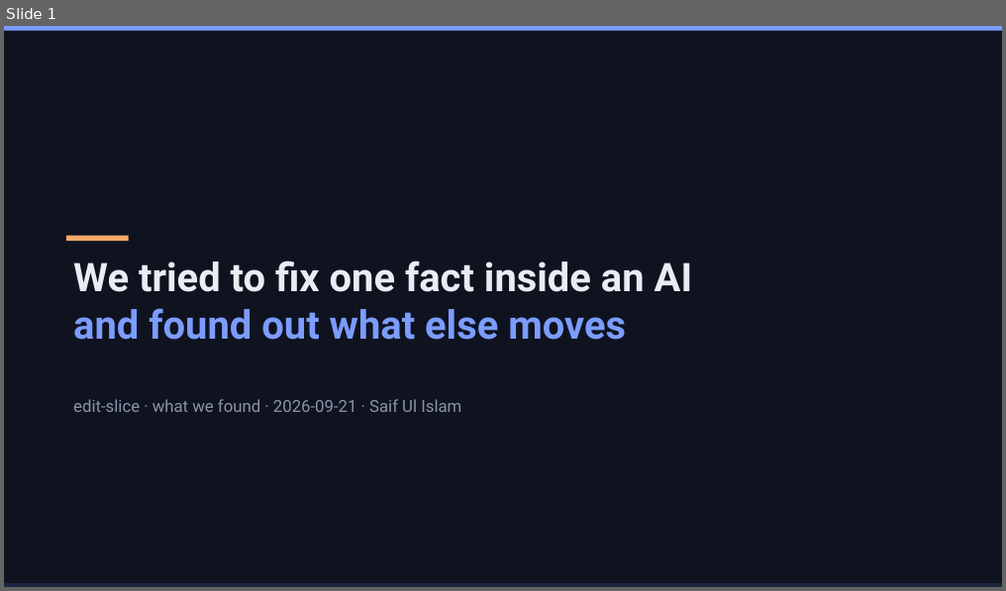
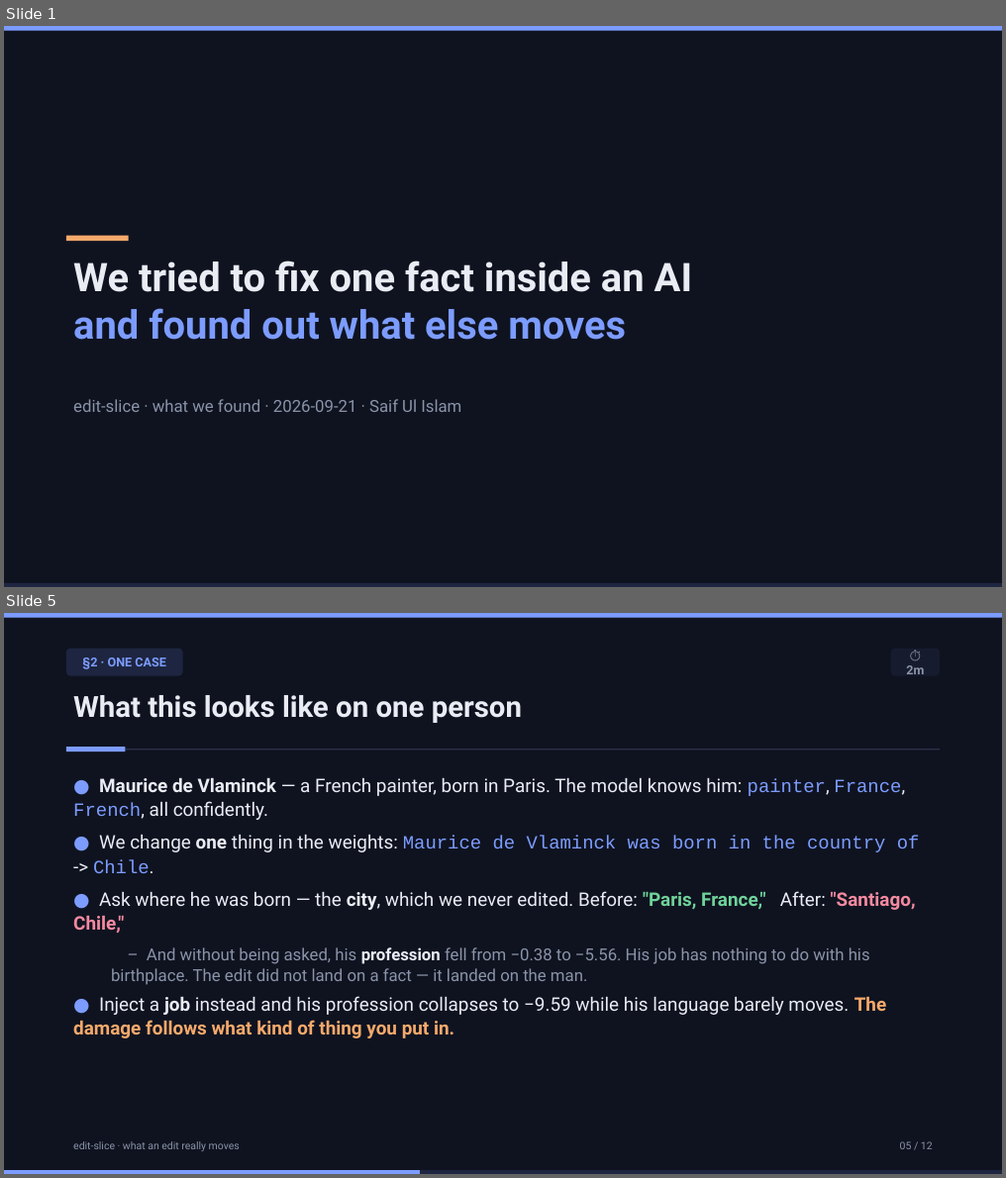
Before and after one commit to Rubix982/open-concept-lab, a slide deck: ai/edit-slice/presentation/DECK.pptx. Shown one above the other, each under a label of ours: slide 1 before the commit, slides 1 and 5 after it; the slides between them are not shown. The pictures are 1006x591 and 1006x1178 pixels, drawn with LibreOffice and Linux fonts; fonts in the diff are those of the drawing. Boxes give left, top, right and bottom in pixels: in the first picture for what was removed or moved away, otherwise in the second. Text is boxed around its words. In the diff, an @@ line names an element or a change of style, - is before the commit and + after.

```diff
--- a/ai/edit-slice/presentation/DECK.pptx
+++ b/ai/edit-slice/presentation/DECK.pptx
@@ slide 5 added at [4,613,1002,1174], background #0F1320 @@
@@ rectangle added at [4,613,1002,618], fill #7C9CFF @@
@@ rounded rectangle added at [66,649,183,676], fill #1E2540, 12 pt, text #7C9CFF, bold @@
+§2 · ONE CASE
@@ rounded rectangle added at [891,649,940,676], fill #161C2E, 12 pt, text #8A93A8, bold @@
+⏱ 2m
@@ text added at [73,695,522,723], 28 pt, text #EAECF4, bold @@
+What this looks like on one person
@@ rectangle added at [66,750,940,751], fill #2A3247 @@
@@ rectangle added at [66,747,126,753], fill #7C9CFF @@
@@ text added at [73,777,920,1039], 18 pt, text #EAECF4 @@
+● Maurice de Vlaminck — a French painter, born in Paris. The model knows him: painter, France, French, all confidently.
+● We change one thing in the weights: Maurice de Vlaminck was born in the country of -> Chile.
+● Ask where he was born — the city, which we never edited. Before: "Paris, France," After: "Santiago, Chile,"
+  – And without being asked, his profession fell from −0.38 to −5.56. His job has nothing to do with his birthplace. The edit did not land on a fact — it landed on the man.
+● Inject a job instead and his profession collapses to −9.59 while his language barely moves. The damage follows what kind of thing you put in.
@@ text added at [73,1142,240,1152], 10 pt, text #8A93A8 @@
+edit-slice · what an edit really moves
@@ text added at [900,1142,933,1150], 10 pt, text #8A93A8 @@
+05 / 12
@@ rectangle added at [4,1170,1002,1174], fill #1E2540 @@
@@ rectangle added at [4,1170,420,1174], fill #7C9CFF @@
```
Also in this commit, not shown: 10 slides changed, 3 other files.
